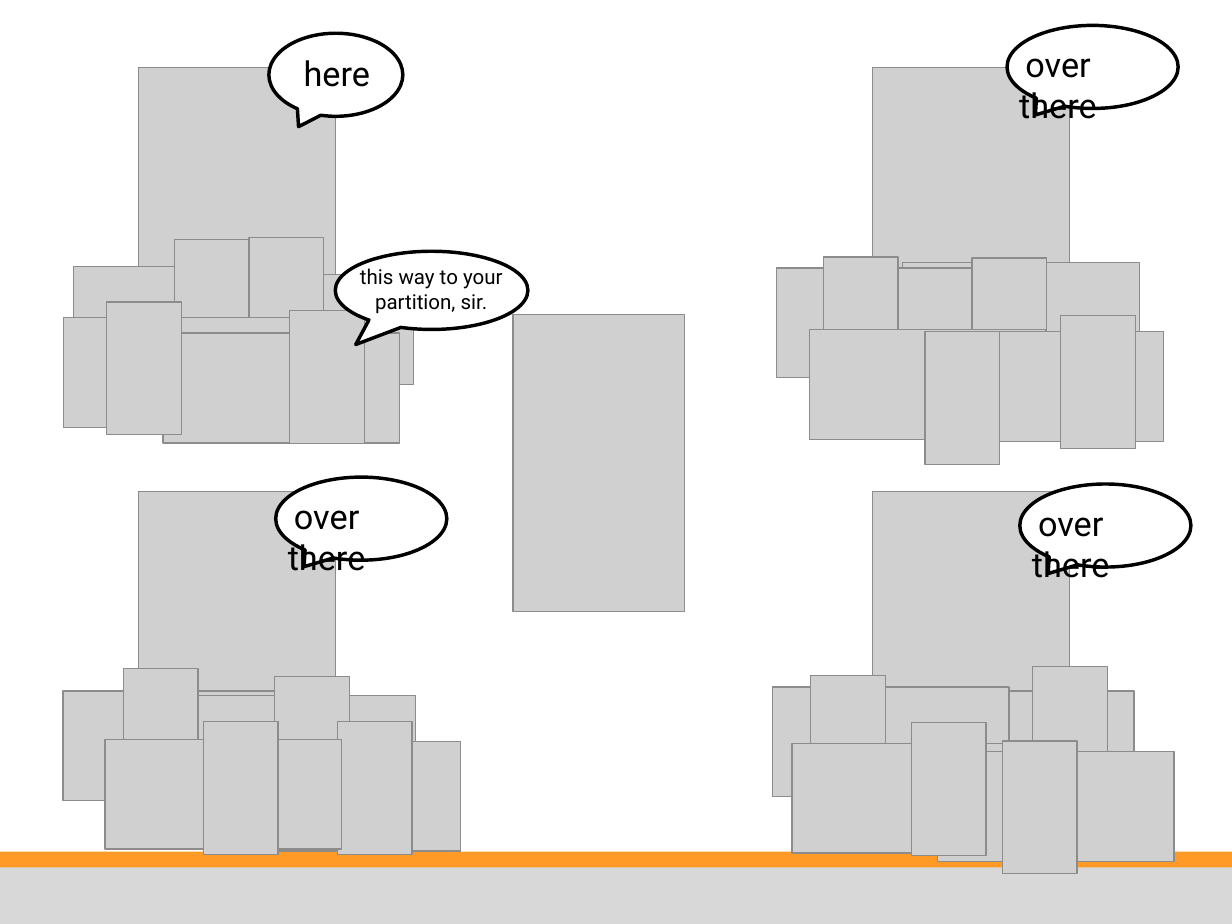
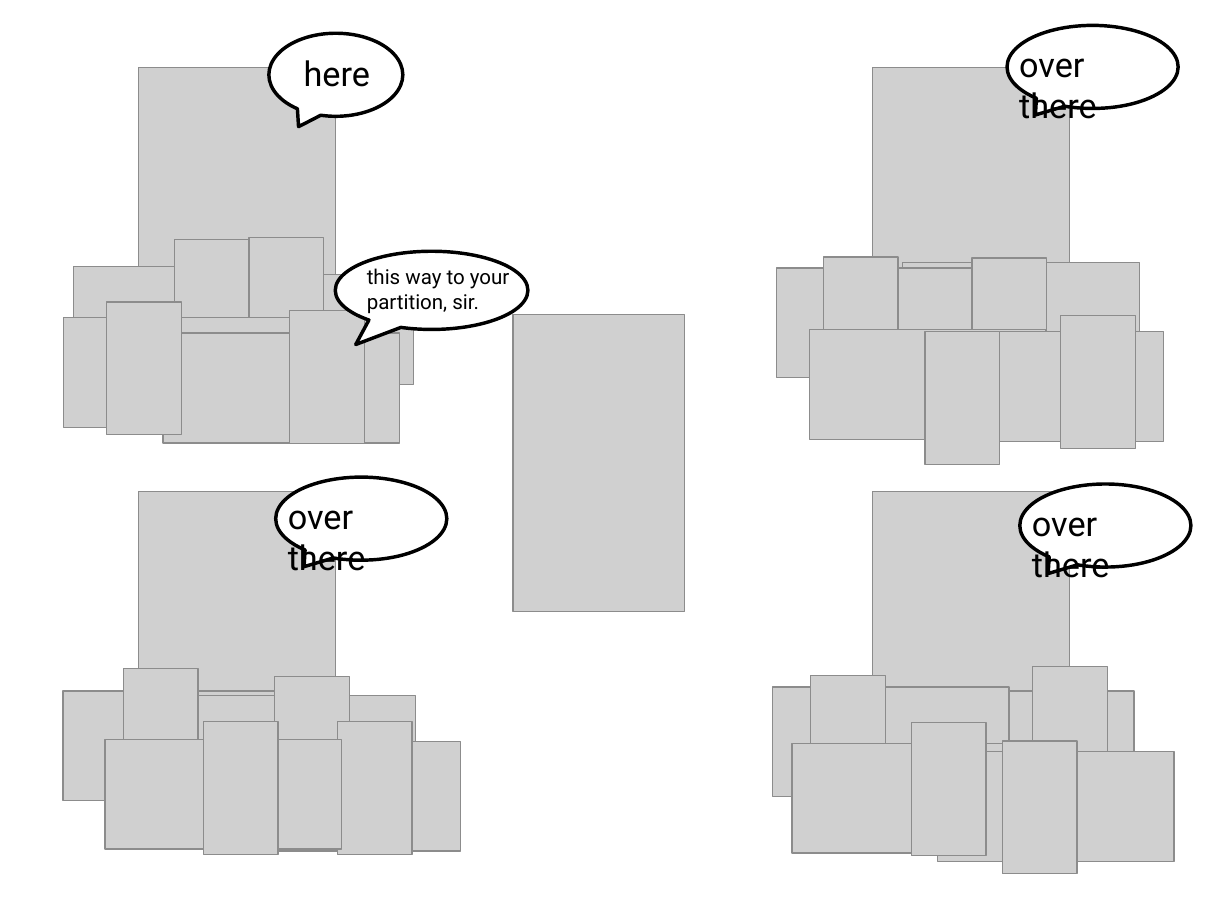
Before and after one commit to Cloudxtreme/training_material, a slide deck: slide 20 of unsorted/ps dev training/source ppt slides/Riak 201 - LearningToShare.pptx (slide 22 before the commit). Drawn at 1232x924 pixels with LibreOffice and Linux fonts; fonts in the diff are those of the drawing; grey boxes stand for pictures; background and template pictures are left out. Boxes give left, top, right and bottom in pixels: in the first picture for what was removed or moved away, otherwise in the second. Text is boxed around its words. In the diff, an @@ line names an element or a change of style, - is before the commit and + after.

```diff
--- a/unsorted/ps dev training/source ppt slides/Riak 201 - LearningToShare.pptx
+++ b/unsorted/ps dev training/source ppt slides/Riak 201 - LearningToShare.pptx
@@ alignment centre to left in 4 elements at bbox=[288, 497, 366, 578], bbox=[1032, 504, 1110, 585], bbox=[1019, 46, 1097, 127], bbox=[367, 265, 509, 314] @@
@@ text "this way to your partition, ...": place and size @@
-text "this way to your partition, ..." at bbox=[360, 265, 502, 314]
+text "this way to your partition, ..." at bbox=[367, 265, 509, 314]
@@ rectangle removed at bbox=[0, 851, 1232, 872] @@
@@ rectangle removed at bbox=[0, 867, 1232, 924] @@
```
Also in this commit, not shown: 27 other slides changed, 12 slides added, 14 slides removed.
